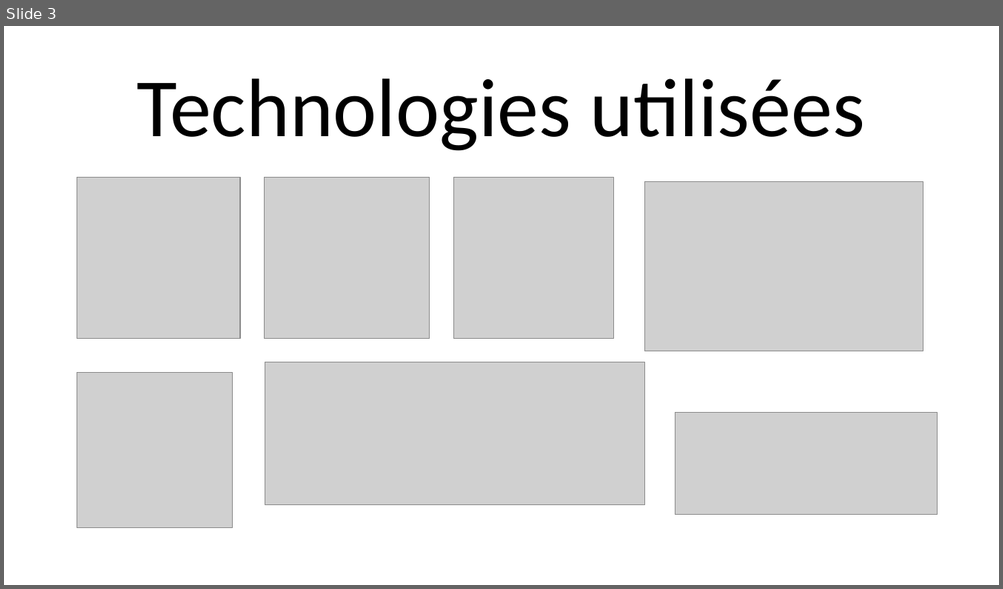
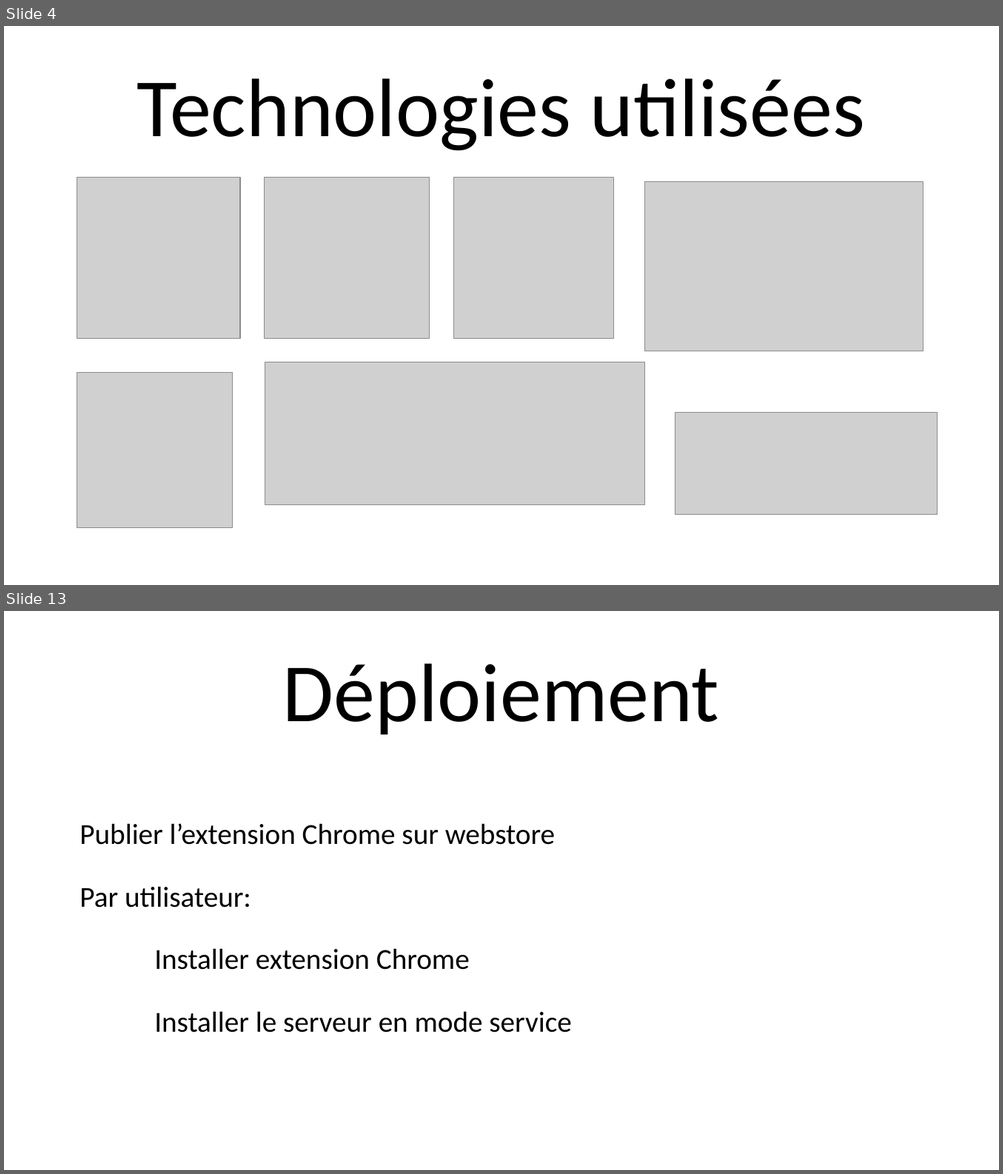
Before and after one commit to NicolasFuchs/SAS, a slide deck: Presentation/Presentation.pptx. Shown one above the other, each under a label of ours: slide 3 before the commit, slides 4 and 13 after it; the slides between them are not shown. The pictures are 1003x589 and 1003x1174 pixels, drawn with LibreOffice and Linux fonts; fonts in the diff are those of the drawing; grey boxes stand for pictures; background and template pictures are left out. Boxes give left, top, right and bottom in pixels: in the first picture for what was removed or moved away, otherwise in the second. Text is boxed around its words. In the diff, an @@ line names an element or a change of style, - is before the commit and + after.

```diff
--- a/Presentation/Presentation.pptx
+++ b/Presentation/Presentation.pptx
@@ slide 13 added at [4,611,999,1170], background picture (left out) @@
@@ title added at [283,664,720,735], 80 pt, text #000000 @@
+Déploiement
@@ text added at [79,823,571,1033], 28 pt, text #000000 @@
+Publier l’extension Chrome sur webstore
+Par utilisateur:
+Installer extension Chrome
+Installer le serveur en mode service
@@ what was slide 3 is now slide 4 @@
```
Also in this commit, not shown: 8 slides changed, 3 other slides added, 2 slides removed, 3 other files.
